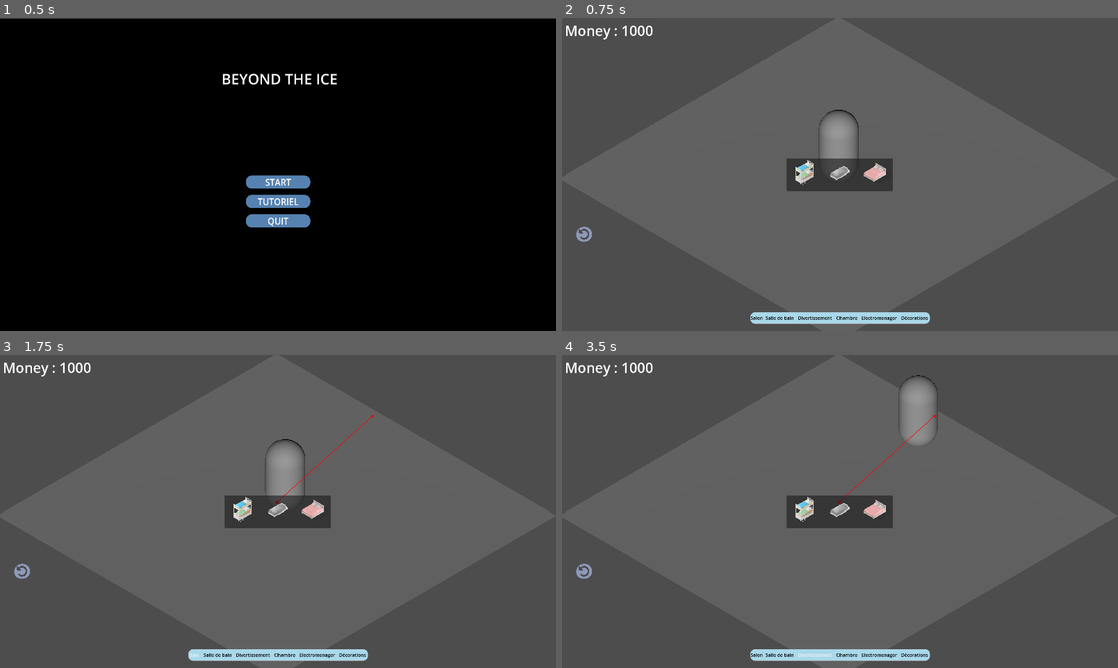
Above: before the commit, frames 1-4 (two rows, left to right).
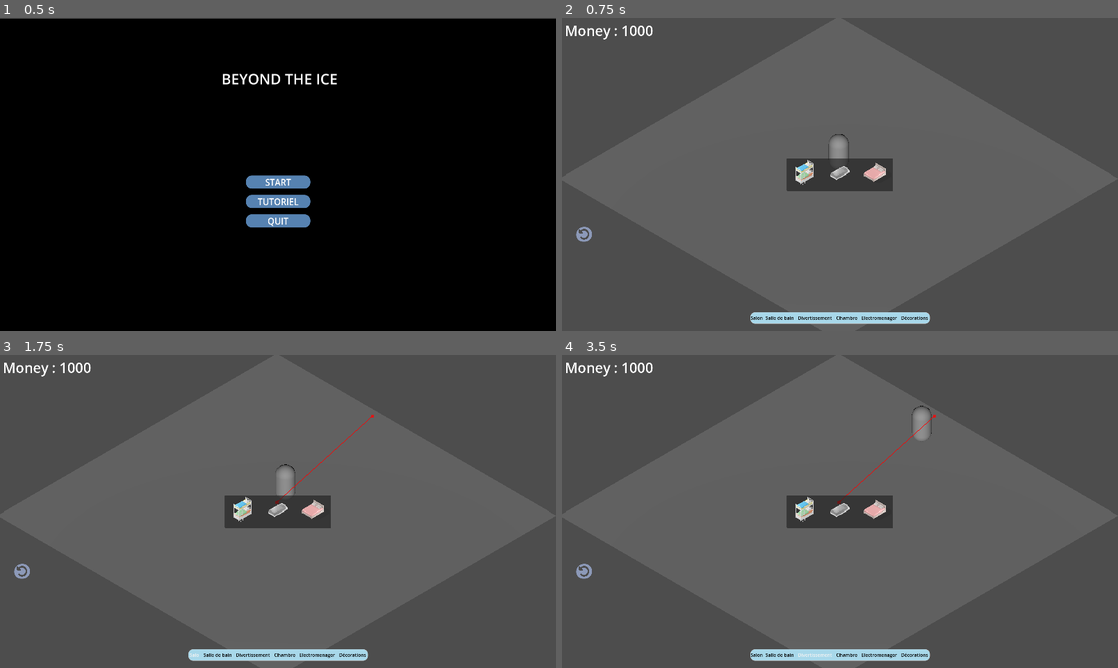
Above: after the commit, the same moments.

Repository: ygr671/beyond-the-ice
Game: Godot game, scene res://menu_principal/menu_principal.tscn
Same seed, same stepped clock (60 frames per second), same inputs: the game is played once before the commit and once after it.
Inputs:
- Up to frame 1 (0.5 s): no input
- Up to frame 2 (0.75 s): click "START" at 0.5 s
- Up to frame 3 (1.75 s): click "Salon" at 1.25 s
- Up to frame 4 (3.5 s): click "Salle de bain" at 2 s; click "Divertissement" at 2.75 s

Frame 1 is identical in both runs. In frame 2, 0.5% of the frame differs, in the area x 46-54%, y 29-47%; in frame 3, 0.6%; in frame 4, 0.8%, in the area x 60-68%, y 6-30%.

Commit message:
Fix colision lit

Diff:
--- a/Meshes/litSuperpose.tscn
+++ b/Meshes/litSuperpose.tscn
@@ -56,7 +56,7 @@
 [node name="Area3D" type="Area3D" parent="Mesh"]
 
 [node name="CollisionShape3D" type="CollisionShape3D" parent="Mesh/Area3D"]
-transform = Transform3D(1.000039, 0, 4.991889e-07, 0, 1, 0, -4.991889e-07, 0, 1.000039, 0.008660377, 0.73428345, -0.021980768)
+transform = Transform3D(1.0781702, 0, 5.2014366e-07, 0, 1, 0, -5.620532e-07, 0, 0.999393, 0.008660374, 0.73428345, -0.02198078)
 shape = SubResource("BoxShape3D_wk73k")
 
 [node name="ray1" type="RayCast3D" parent="Mesh"]
--- a/npc/navigation_npc.tscn
+++ b/npc/navigation_npc.tscn
@@ -12,10 +12,11 @@
 script = ExtResource("1_jlvxn")
 
 [node name="MeshInstance3D" type="MeshInstance3D" parent="."]
+transform = Transform3D(0.5, 0, 0, 0, 0.5, 0, 0, 0, 0.5, 0, 0, 0)
 mesh = SubResource("CapsuleMesh_da7jf")
 
 [node name="CollisionShape3D" type="CollisionShape3D" parent="."]
-transform = Transform3D(1, 0, 0, 0, 1, 0, 0, 0, 1, 0, 0.016706884, 0)
+transform = Transform3D(0.5, 0, 0, 0, 0.5, 0, 0, 0, 0.5, 0, 0.016706884, 0)
 shape = SubResource("ConvexPolygonShape3D_ldes2")
 
 [node name="NavigationAgent3D" type="NavigationAgent3D" parent="."]
Not shown, added: export_presets.cfg
